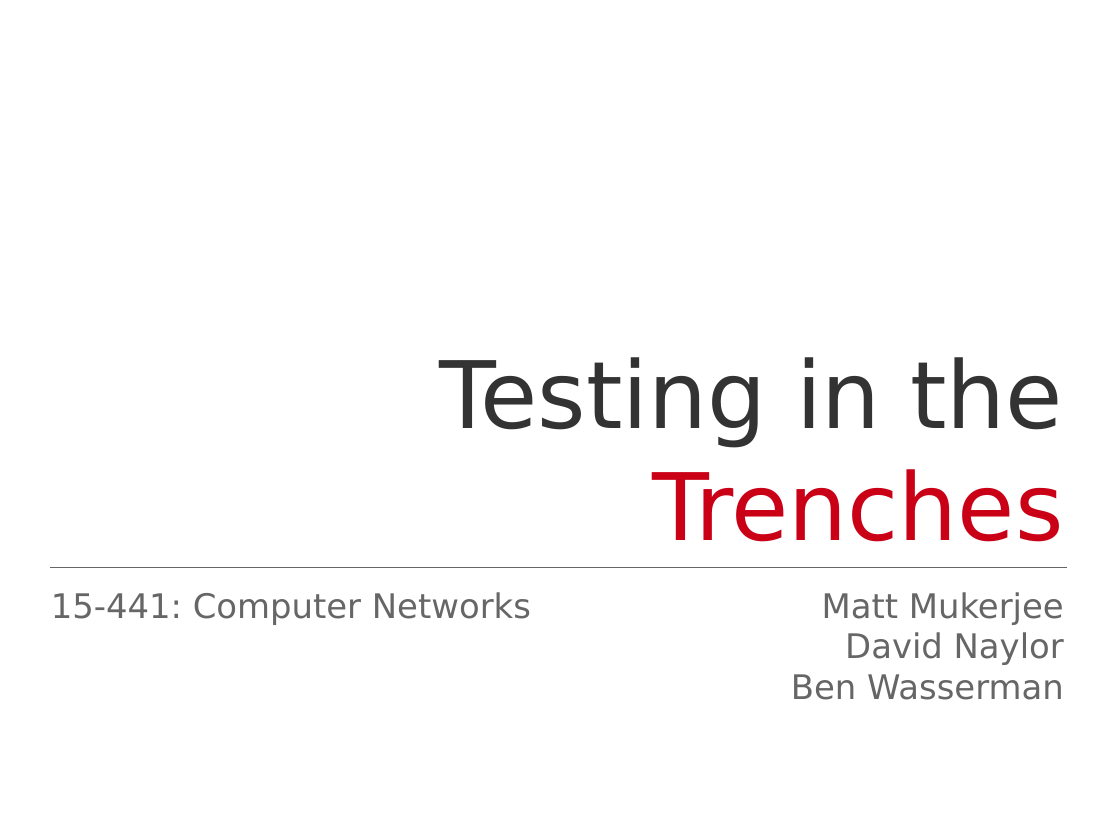
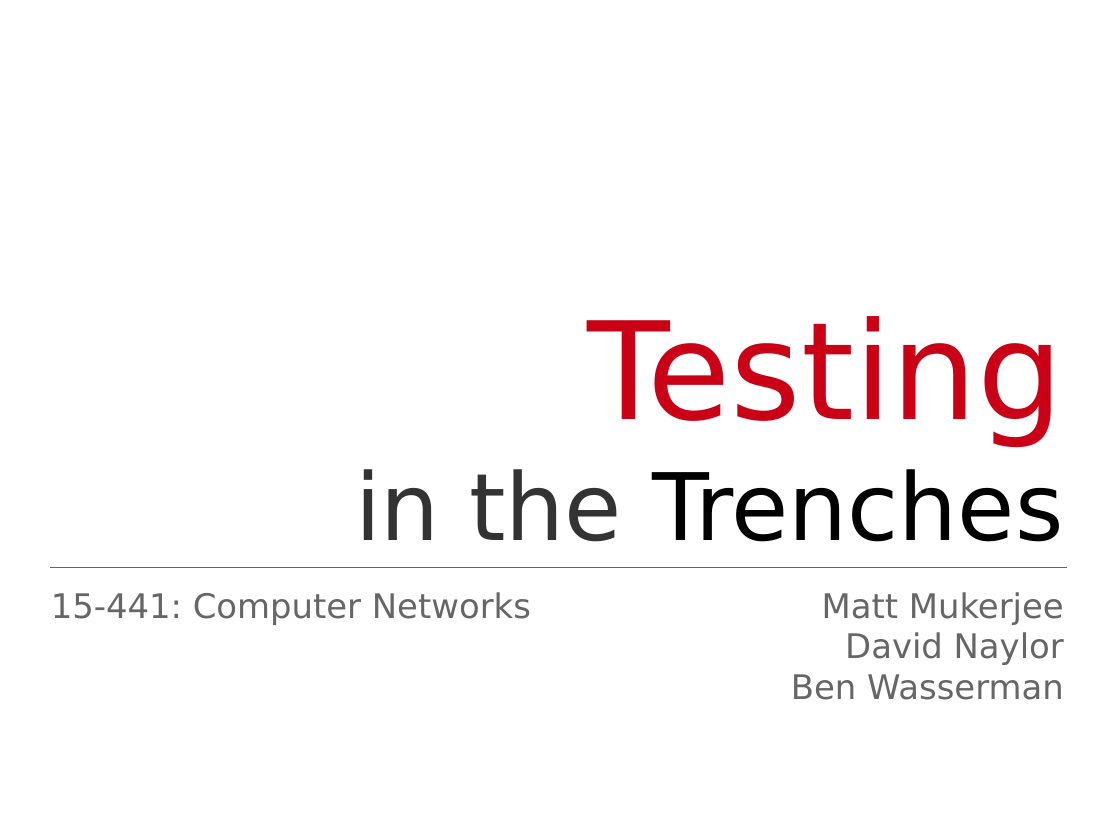
Before and after one commit to Jarvishappy/15-441-Recitation-Sessions, a slide deck: slide 1 of recitation4/src/recitation4-david.odp. Drawn at 1120x840 pixels with LibreOffice and Linux fonts; fonts in the diff are those of the drawing. Boxes give left, top, right and bottom in pixels: in the first picture for what was removed or moved away, otherwise in the second. Text is boxed around its words. In the diff, an @@ line names an element or a change of style, - is before the commit and + after.

Commit message:
Updated testing slides

```diff
--- a/recitation4/src/recitation4-david.odp
+++ b/recitation4/src/recitation4-david.odp
@@ subtitle at (x1=355, y1=316, x2=1064, y2=542): text changed; text colour #333333 to #000000 @@
-Testing in the Trenches
+Testing
+in the Trenches
```
Also in this commit, not shown: 2 other slides changed, 1 other file.
